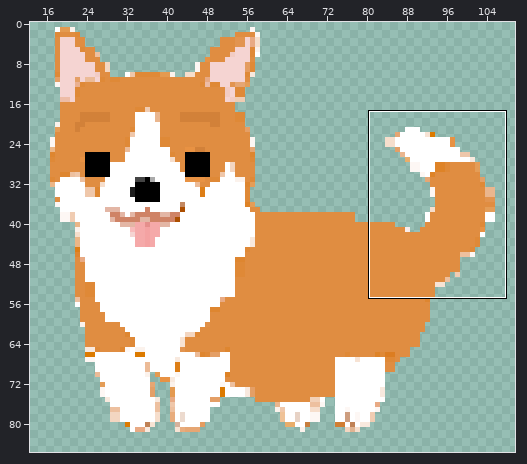
One commit to this animated GIF sprite: 1textadventure/img/walkingdoge.gif. The first picture is a wide view before the edit; the outline marks the close-up.
Close-up. Before the edit:
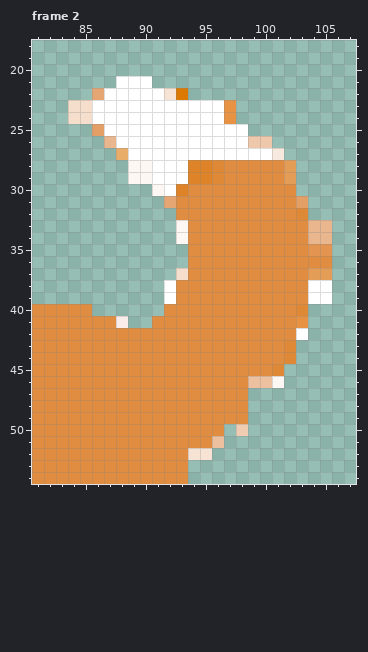
The file is 125x100 pixels, 3 frames. Colours within 5 levels of each other are drawn and written as one. Shown: frame 2: x 81..107, y 18..54. The wide view leaves out empty margins. The commit also changed other frames or places, which this record leaves out.
The same view after the edit:
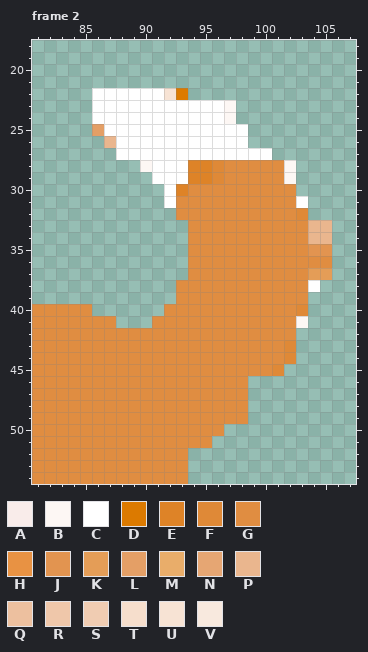
Palette (. is transparent): A #f9ecea  B #fdf7f4  C #ffffff  D #dc7a00  E #de8327  F #df8937  G #e08d41  H #e89243  J #e29450  K #e49d57  L #e49f66  M #e9ad6a  N #e6a673  P #eab68e  Q #edc09f  R #efc7aa  S #f0ccb2  T #f6decc  U #f7e3d4  V #f8e9de
The exact change:
Frame 2:
Colour H becomes colour B in rows 23 to 24 at x 97; in row 41 at x 103.
Colour K becomes colour B in rows 28 to 29 at x 102.
Colour L becomes colour C in row 31 at x 103.
Colour M becomes colour C in row 27 at x 88.
Colour N becomes colour C in row 22 at x 86; in row 31 at x 92.
The edit erases colour A in row 41 at x 88.
The edit erases colour B in row 28 at x 89; in row 29 at x 89 to 90; in row 30 at x 91; in rows 33 to 34 at x 93; in row 46 at x 101.
The edit erases colour C in row 21 at x 88 to 90; in row 38 at x 92 and 105; in row 39 at x 92 and 104 to 105; in row 42 at x 103.
The edit erases colour Q in row 46 at x 99 to 100; in row 51 at x 96.
The edit erases colour R in row 26 at x 99 to 100.
The edit erases colour S in row 50 at x 98.
The edit erases colour T in rows 23 to 24 at x 84 to 85; in row 37 at x 93.
The edit erases colour U in row 52 at x 94 to 95.
The edit erases colour V in row 27 at x 101.
